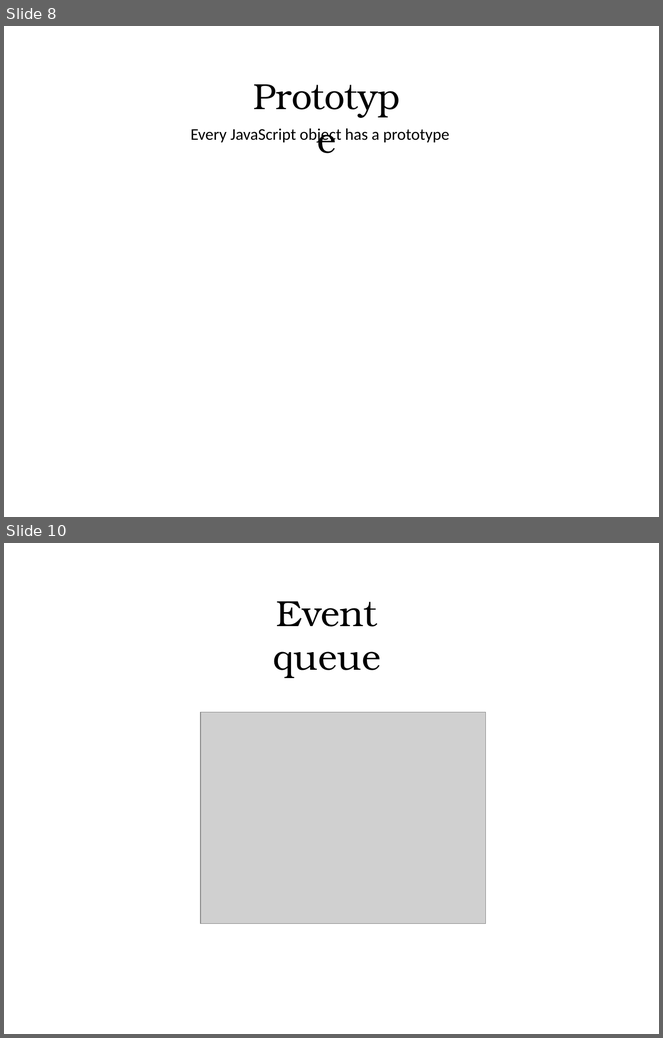
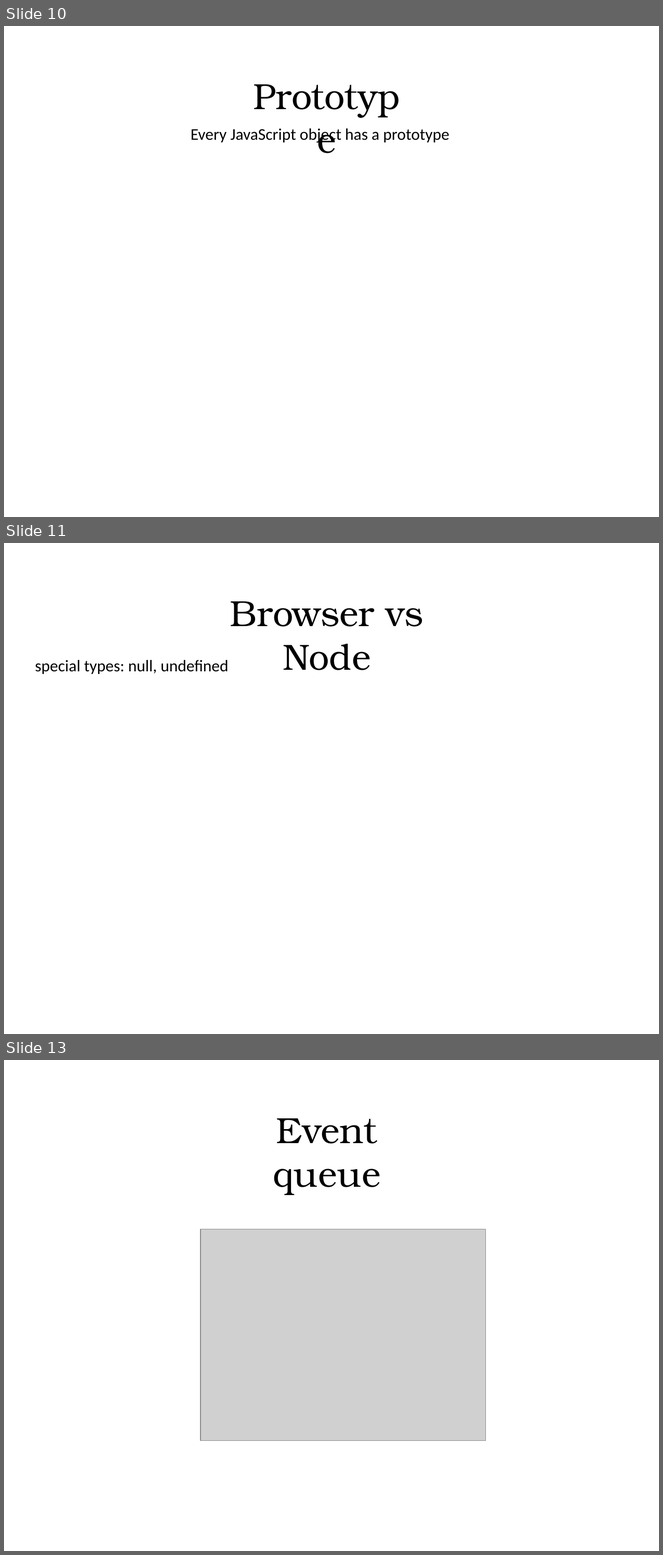
Before and after one commit to alexeymatveevp/angularjs-course, a slide deck: docs/00_jsbasics.pptx. Shown one above the other, each under a label of ours: slides 8 and 10 before the commit, slides 10, 11 and 13 after it; the slides between them are not shown. The pictures are 663x1038 and 663x1555 pixels, drawn with LibreOffice and Linux fonts; fonts in the diff are those of the drawing; grey boxes stand for pictures. Boxes give left, top, right and bottom in pixels: in the first picture for what was removed or moved away, otherwise in the second. Text is boxed around its words. In the diff, an @@ line names an element or a change of style, - is before the commit and + after.

```diff
--- a/docs/00_jsbasics.pptx
+++ b/docs/00_jsbasics.pptx
@@ slide 11 added at (x1=4, y1=543, x2=659, y2=1034), background #FFFFFF @@
@@ text added at (x1=230, y1=601, x2=424, y2=670), 40 pt, text #000000 @@
+Browser vs Node
@@ text added at (x1=35, y1=660, x2=228, y2=674), 18 pt, text #000000 @@
+special types: null, undefined
@@ what was slide 8 is now slide 10 @@
@@ what was slide 10 is now slide 13 @@
```
Also in this commit, not shown: 2 slides changed, 2 other slides added, 1 other file.
